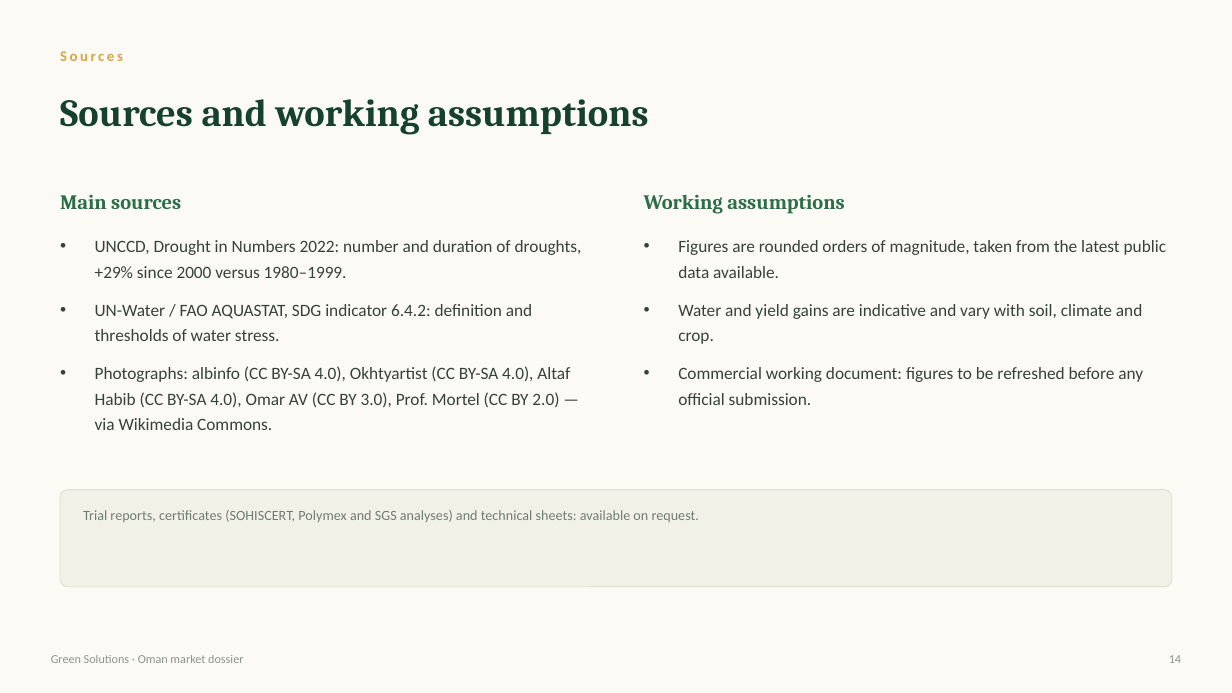
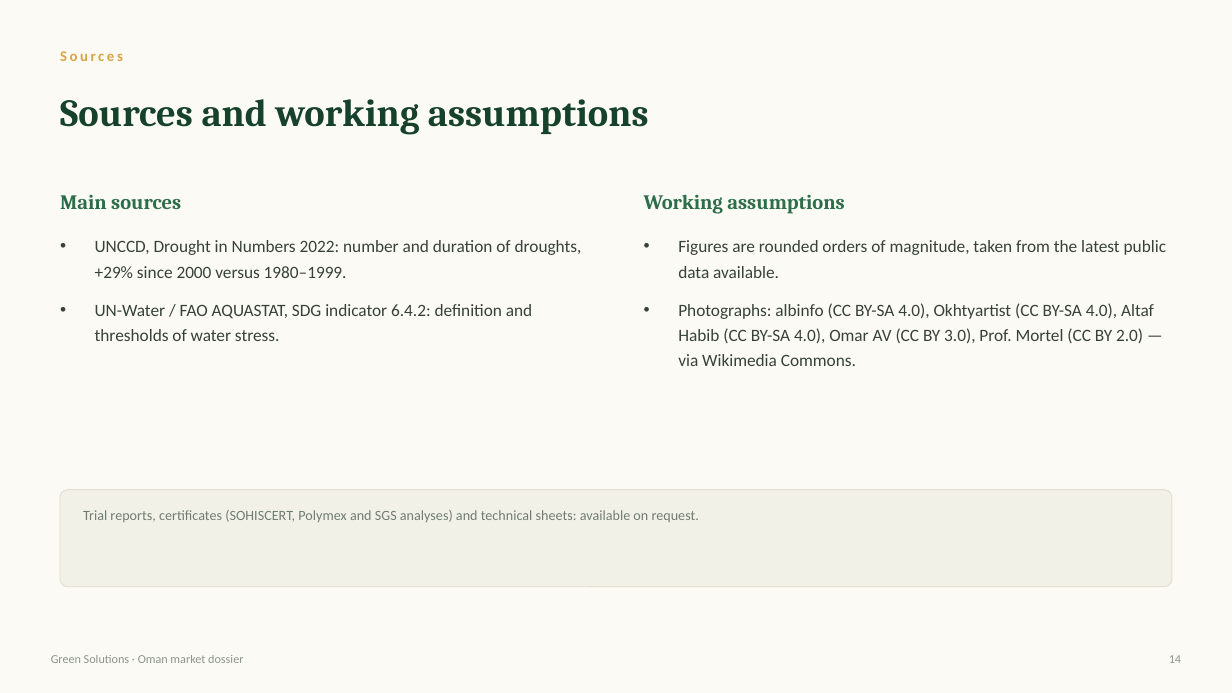
Before and after one commit to Gabes2705/green-solutions-web, a slide deck: slide 15 of public/documents/countries/oman.pptx. Drawn at 1232x693 pixels with LibreOffice and Linux fonts; fonts in the diff are those of the drawing. Boxes give left, top, right and bottom in pixels: in the first picture for what was removed or moved away, otherwise in the second. Text is boxed around its words. In the diff, an @@ line names an element or a change of style, - is before the commit and + after.

Commit message:
Dossiers pays : le PDF reprend le texte de la page pour Gabon, Espagne, Oman, Liban et France
Le bouton « Télécharger le dossier (PDF) » de ces cinq pays donne de nouveau le
dossier de marché fabriqué à partir du texte de la page, comme pour les autres
pays. Les grandes études ne sont plus sur le site.

Générateur : grands chiffres plus petits quand ils sont longs (« ≈ 880 Mm³ »
cassait en deux lignes), crédits photo dans la colonne de droite de la page
Sources (la liste passait sous l'encadré). Photos et drapeaux du Liban et de la
France ajoutés pour le générateur.

```diff
--- a/public/documents/countries/oman.pptx
+++ b/public/documents/countries/oman.pptx
@@ text at (x1=678, y1=303, x2=1154, y2=366): text changed @@
-• Water and yield gains are indicative and vary with soil, climate and crop.
-• Commercial working document: figures to be refreshed before any official submission.
+• Photographs: albinfo (CC BY-SA 4.0), Okhtyartist (CC BY-SA 4.0), Altaf Habib (CC BY-SA 4.0), Omar AV (CC BY 3.0), Prof. Mortel (CC BY 2.0) — via Wikimedia Commons.
@@ text at (x1=95, y1=366, x2=570, y2=430): paragraph removed @@
-• Photographs: albinfo (CC BY-SA 4.0), Okhtyartist (CC BY-SA 4.0), Altaf Habib (CC BY-SA 4.0), Omar AV (CC BY 3.0), Prof. Mortel (CC BY 2.0) — via Wikimedia Commons.
```
Also in this commit, not shown: 2 other slides changed, 29 other files.
